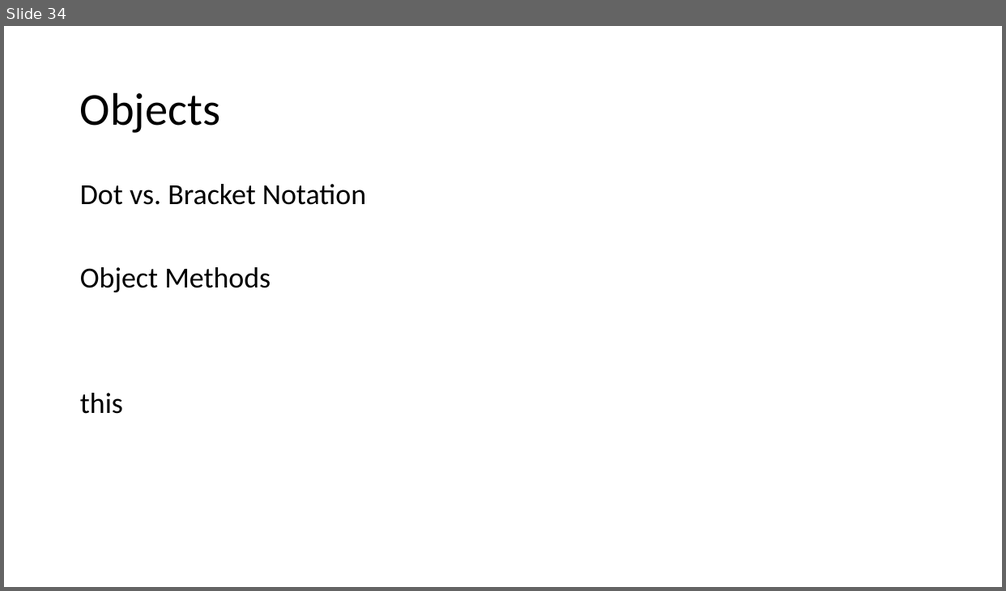
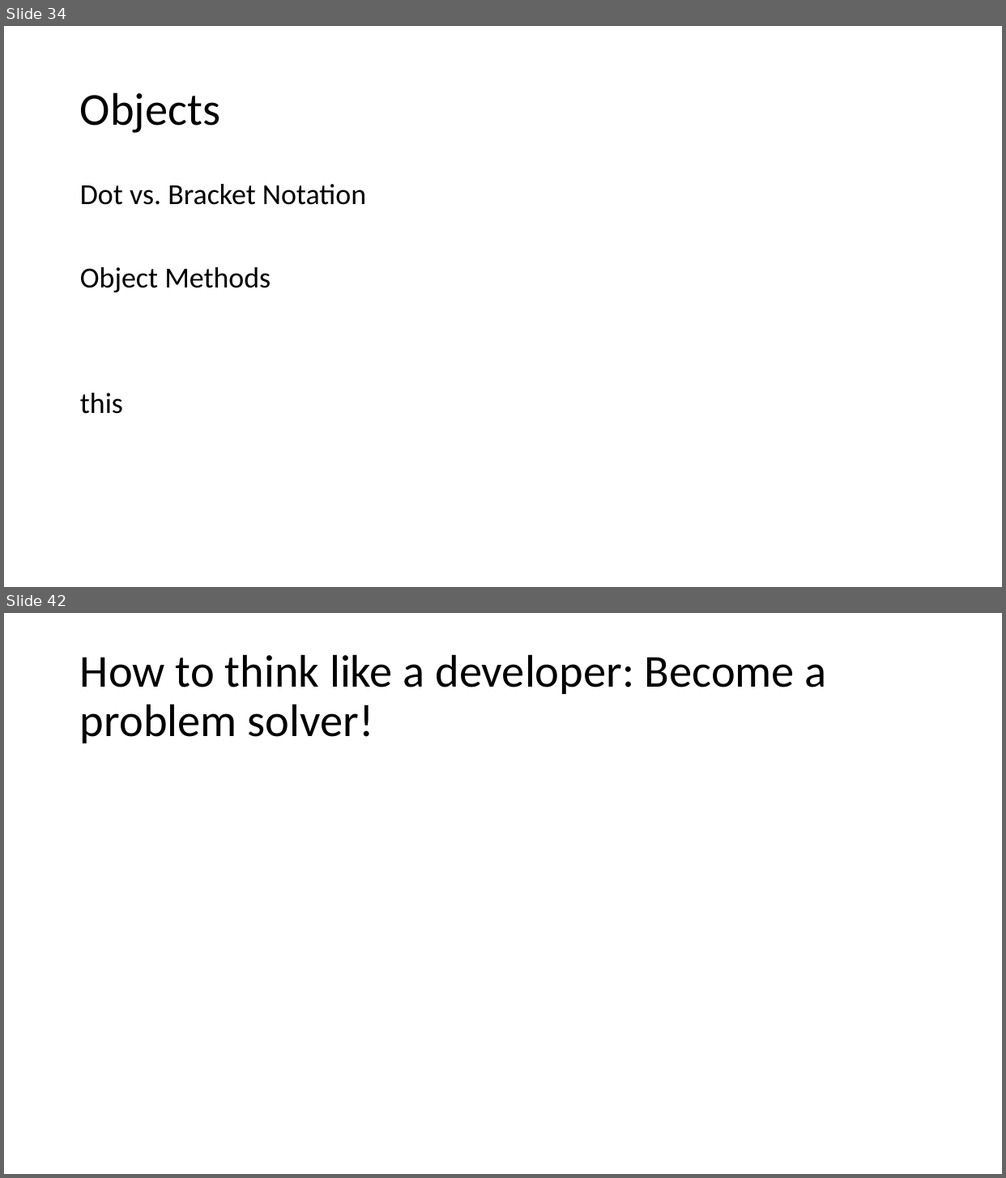
Before and after one commit to PiyushChaturvedii/Batch05, a slide deck: JavaScript.pptx. Shown one above the other, each under a label of ours: slide 34 before the commit, slides 34 and 42 after it; the slides between them are not shown. The pictures are 1006x591 and 1006x1178 pixels, drawn with LibreOffice and Linux fonts; fonts in the diff are those of the drawing. Boxes give left, top, right and bottom in pixels: in the first picture for what was removed or moved away, otherwise in the second. Text is boxed around its words. In the diff, an @@ line names an element or a change of style, - is before the commit and + after.

```diff
--- a/JavaScript.pptx
+++ b/JavaScript.pptx
@@ slide 42 added at (4,613,1002,1174), background #FFFFFF @@
@@ title added at (80,654,827,743), 44 pt, text #000000 @@
+How to think like a developer: Become a problem solver!
```
Also in this commit, not shown: 1 slide changed, 6 other slides added, 9 other files.
